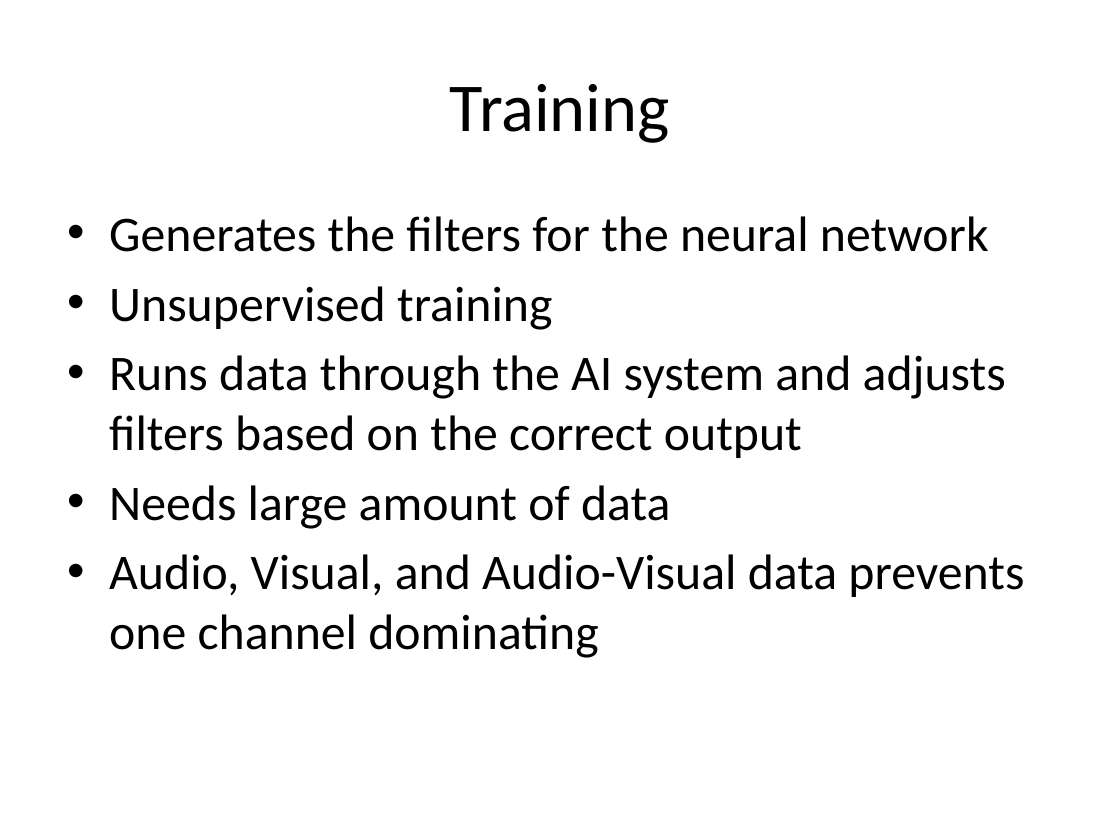
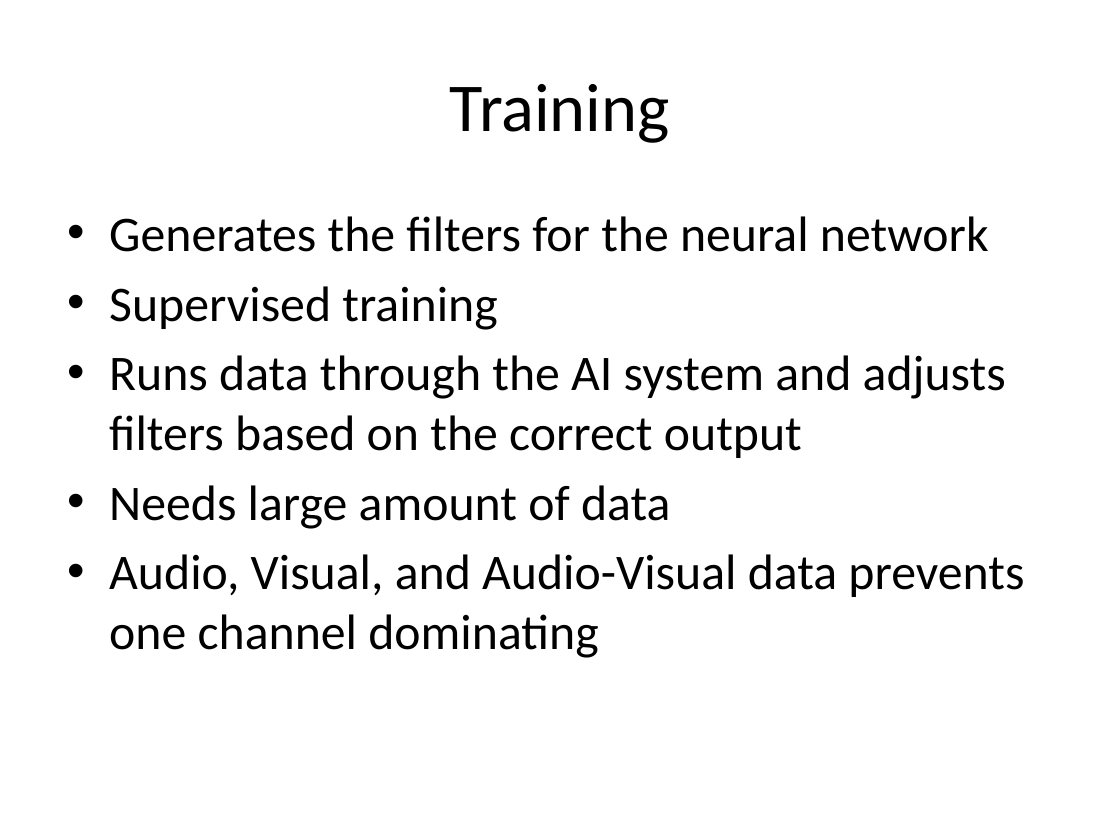
Before and after one commit to michaelwu756/CS35L, a slide deck: slide 8 of hw10/presentation.pptx. Drawn at 1120x840 pixels with LibreOffice and Linux fonts; fonts in the diff are those of the drawing. Boxes give left, top, right and bottom in pixels: in the first picture for what was removed or moved away, otherwise in the second. Text is boxed around its words. In the diff, an @@ line names an element or a change of style, - is before the commit and + after.

Commit message:
updated presentation

```diff
--- a/hw10/presentation.pptx
+++ b/hw10/presentation.pptx
@@ text at <box>109,286,497,330</box>: text changed @@
-• Unsupervised training
+• Supervised training
```
Also in this commit, not shown: 1 other file.
